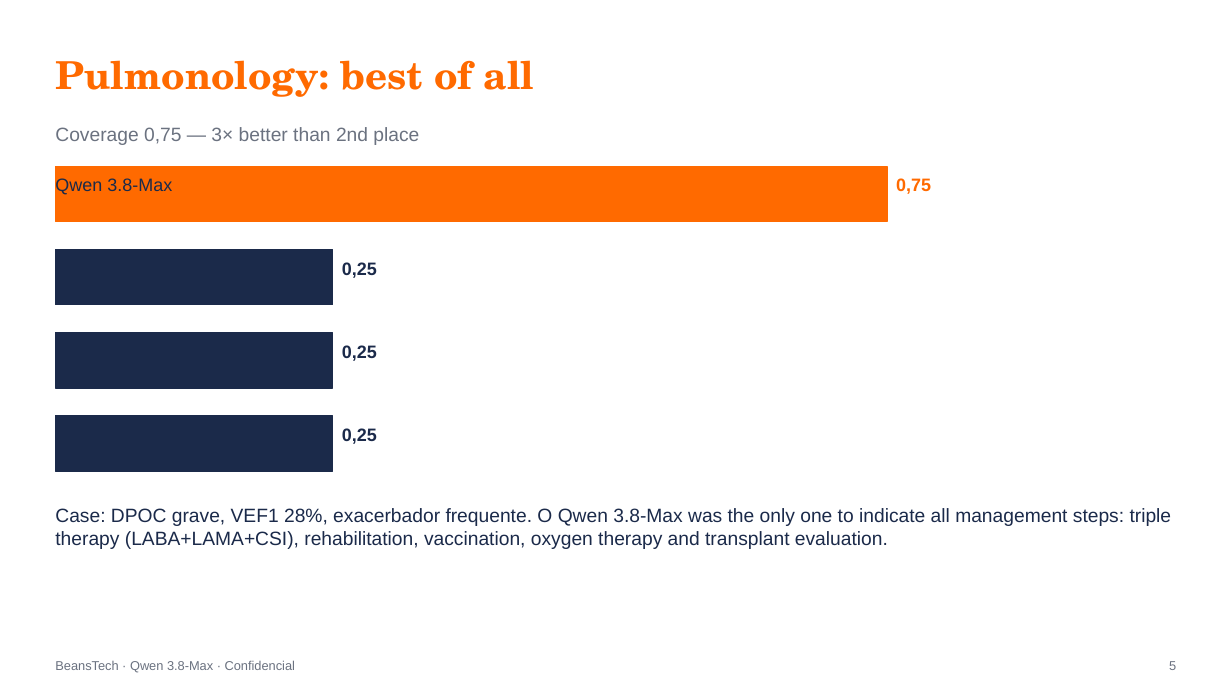
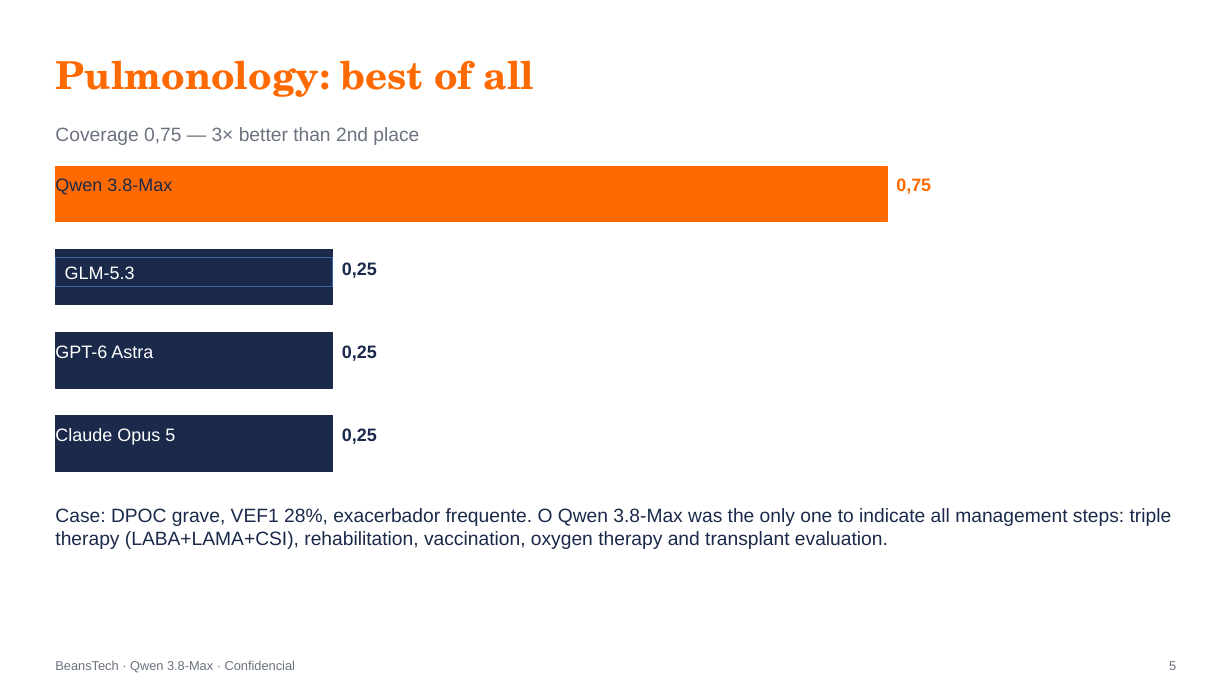
Before and after one commit to beanstechhub/healthtech-infra, a slide deck: slide 5 of apresentacoes/Qwen_Medicina_Eric_EN.pptx. Drawn at 1232x693 pixels with LibreOffice and Linux fonts; fonts in the diff are those of the drawing. Boxes give left, top, right and bottom in pixels: in the first picture for what was removed or moved away, otherwise in the second. Text is boxed around its words. In the diff, an @@ line names an element or a change of style, - is before the commit and + after.

```diff
--- a/apresentacoes/Qwen_Medicina_Eric_EN.pptx
+++ b/apresentacoes/Qwen_Medicina_Eric_EN.pptx
@@ rectangle added at box(55, 257, 333, 287), outline #3465A4 0 pt, 14 pt, text #FFFFFF @@
+GLM-5.3
@@ text added at box(55, 345, 153, 358), 14 pt, text #FFFFFF @@
+GPT-6 Astra
@@ text added at box(55, 428, 175, 445), 14 pt, text #FFFFFF @@
+Claude Opus 5
```
Also in this commit, not shown: 4 other slides changed, 1 other file.
